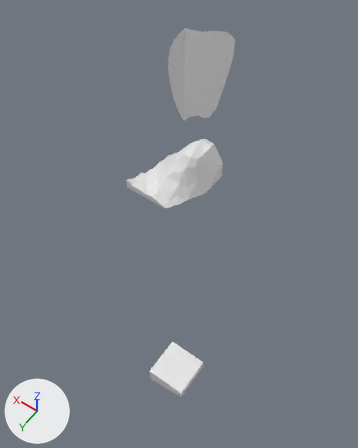
One commit to the glTF model assets/terrain/surface_pieces/surf_9_15.glb: the scene before it, then after it.
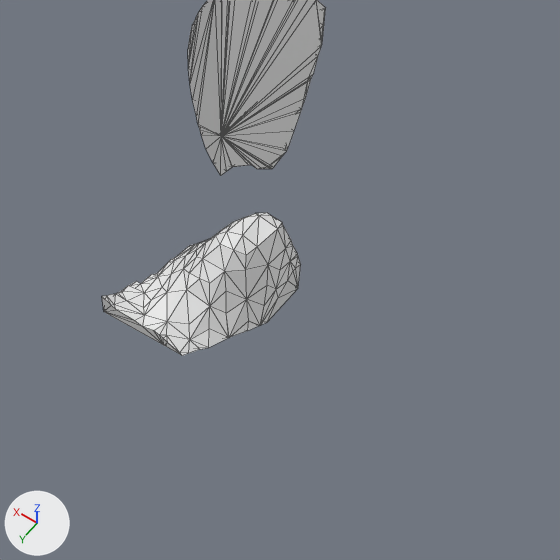
Each version is shown whole from a 50 mm lens placed at (-77.3, 52.7, 6.9), pointed at (-60.9, 29.7, -29.2), then close up on the part from 21% to 98% of the width and 8% to 69% of the height. The axes (+X, +Y, +Z) are drawn at lower left. The lights are the same throughout. The first two pictures are the older version. The close-ups show mesh edges as thin lines. Where no turn or scale is listed for an object, it has been applied to the vertices.

In view in the first close-up: 'layer_0', 'layer_1', 'layer_2'.
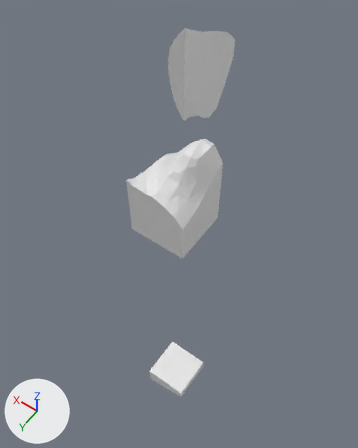
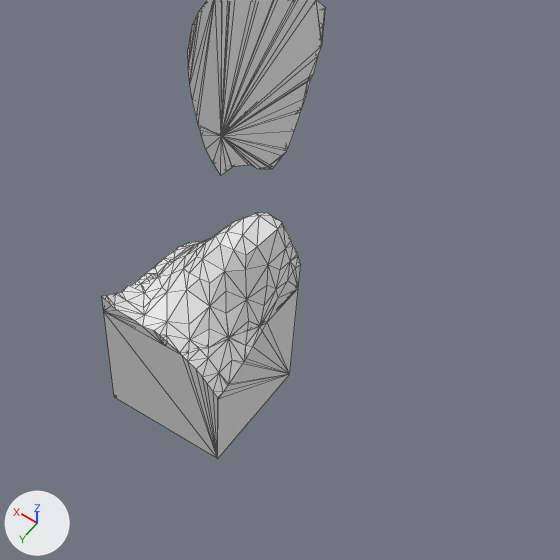
Where the change shows, as pixel boxes [x1, y1, x2, y2] in the close-ups (560 x 560 px):
```json
{"object": "layer_3", "change": "added", "after": [104, 242, 298, 458]}
```

Scene script edits in JSON lines:
```json
{"op": "add", "block": "me_layer_3", "code": ["me_layer_3 = bpy.data.meshes.new('layer_3')", "me_layer_3.from_pydata(...)  # 68 vertices, 132 faces; spans x -65.0..-60.0, y 30.0..35.0, z -25.0..-20.0"]}
{"op": "add", "block": "ob_layer_3", "code": ["ob_layer_3 = bpy.data.objects.new('layer_3', me_layer_3)", "ob_layer_3.location = (0.0, 0.0, 0.0)"]}
```
